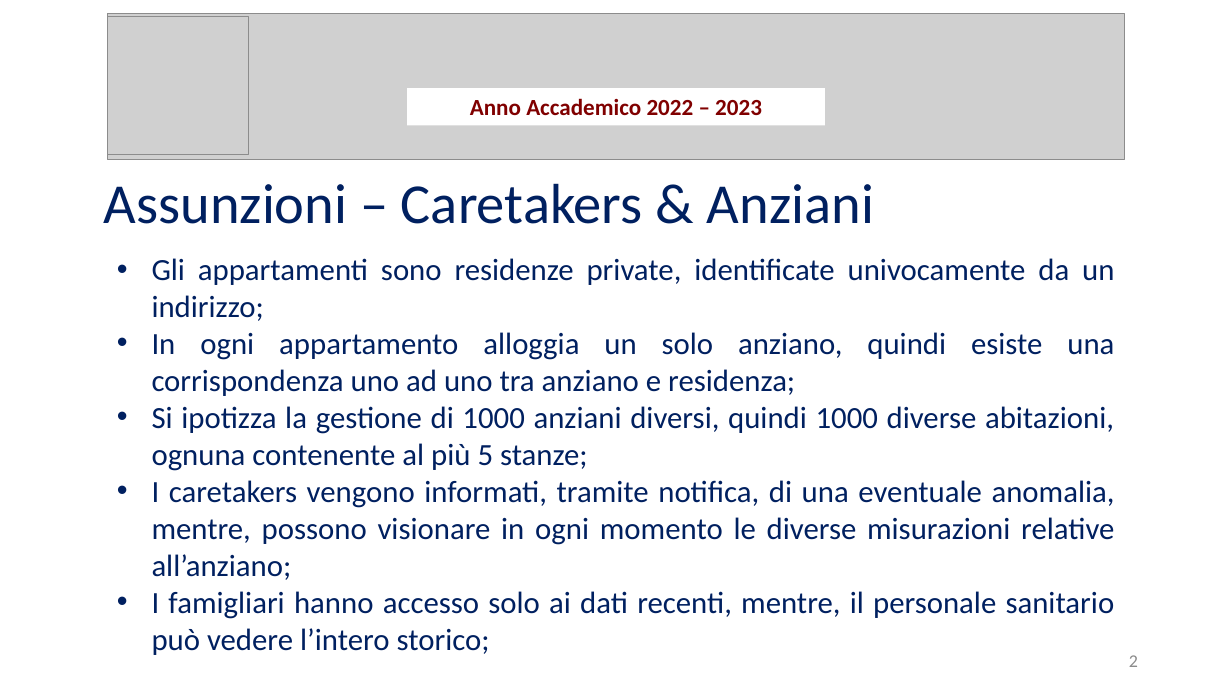
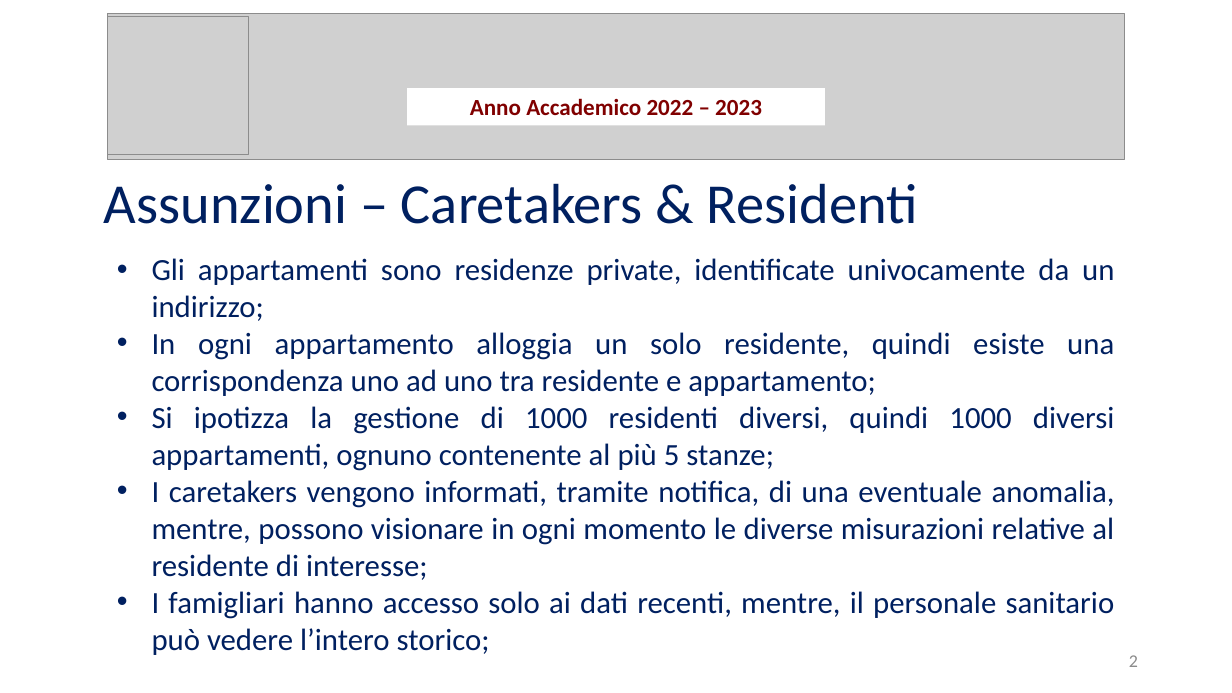
Before and after one commit to Wonderjack996/unimib-software-architecture, a slide deck: slide 2 of Progetto/Presentazione.pptx. Drawn at 1232x693 pixels with LibreOffice and Linux fonts; fonts in the diff are those of the drawing; grey boxes stand for pictures. Boxes give left, top, right and bottom in pixels: in the first picture for what was removed or moved away, otherwise in the second. Text is boxed around its words. In the diff, an @@ line names an element or a change of style, - is before the commit and + after.

```diff
--- a/Progetto/Presentazione.pptx
+++ b/Progetto/Presentazione.pptx
@@ text at [104,183,918,224]: text changed @@
-Assunzioni – Caretakers & Anziani
+Assunzioni – Caretakers & Residenti
@@ text at [152,332,1115,580]: text changed @@
-• In ogni appartamento alloggia un solo anziano, quindi esiste una corrispondenza uno ad uno tra anziano e residenza;
-• Si ipotizza la gestione di 1000 anziani diversi, quindi 1000 diverse abitazioni, ognuna contenente al più 5 stanze;
-• I caretakers vengono informati, tramite notifica, di una eventuale anomalia, mentre, possono visionare in ogni momento le diverse misurazioni relative all’anziano;
+• In ogni appartamento alloggia un solo residente, quindi esiste una corrispondenza uno ad uno tra residente e appartamento;
+• Si ipotizza la gestione di 1000 residenti diversi, quindi 1000 diversi appartamenti, ognuno contenente al più 5 stanze;
+• I caretakers vengono informati, tramite notifica, di una eventuale anomalia, mentre, possono visionare in ogni momento le diverse misurazioni relative al residente di interesse;
```
Also in this commit, not shown: 7 other slides changed, 3 slides added, 5 other files.
